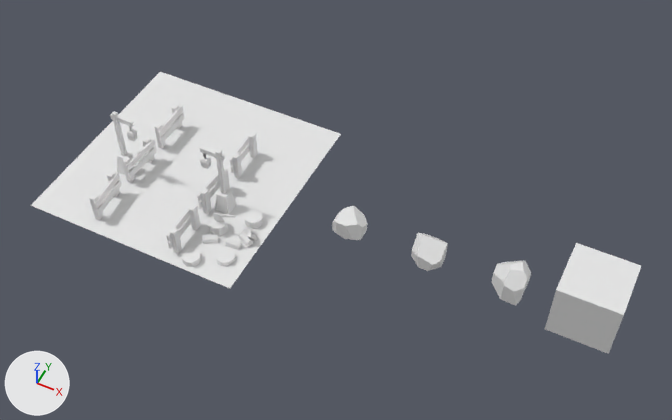
The Blender file portal.blend: old version first, new version second.
The view is the same before and after, from a 50 mm lens placed at (7.55, -9.3, 11.96), pointed at (2.97, -0.15, 0.52). Lighting does not change. The marker at lower left points along +X, +Y and +Z.

In view in the first picture: 'FenceL1', 'FenceL2', 'FenceR1', 'FenceR2', 'FenceR3', 'Floor', 'Rock1', 'Rock2', 'Rock3', 'Rock4'.
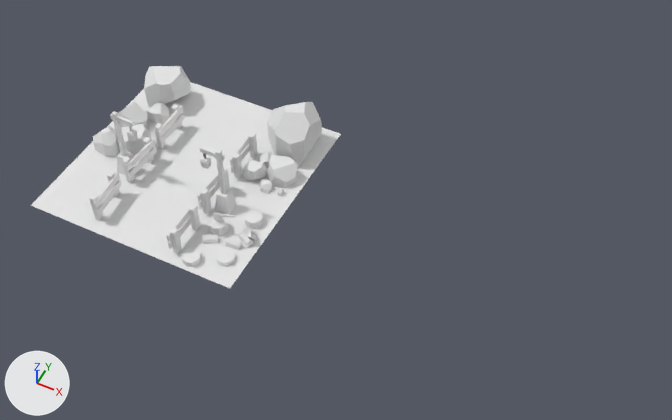
Commit message: add rocks to the scene

Patch to the scene script:
```diff
--- a/portal.blend.py
+++ b/portal.blend.py
@@ me_cube_027 @@
+me_cube_027.from_pydata(...)  # 24 vertices, 14 faces; spans x -1.0..1.0, y -1.0..1.0, z 0.0..2.0
@@ ob_rock1 @@
 ob_rock1 = bpy.data.objects.new('Rock1', me_cube_013)
-ob_rock1.location = (3.19, 0.0, 0.0)
-ob_rock1.scale = (0.249, 0.249, 0.168)
+ob_rock1.location = (1.44, 0.17, 0.0)
+ob_rock1.rotation_euler = (0.0, 0.0, -1.371)  # degrees (0, 0, -79)
+ob_rock1.scale = (0.104, 0.104, 0.0701)
@@ ob_rock2 @@
 ob_rock2 = bpy.data.objects.new('Rock2', me_cube_014)
-ob_rock2.location = (4.59, 0.0, 0.0)
-ob_rock2.scale = (0.258, 0.258, 0.258)
+ob_rock2.location = (-1.0, 0.51, 0.0)
+ob_rock2.rotation_euler = (0.0, 0.0, -4.264)  # degrees (0, 0, -244)
+ob_rock2.scale = (0.0889, 0.0889, 0.0889)
@@ ob_rock3 @@
 ob_rock3 = bpy.data.objects.new('Rock3', me_cube_015)
-ob_rock3.location = (5.97, 0.0, 0.0)
-ob_rock3.scale = (0.274, 0.274, 0.274)
+ob_rock3.location = (1.71, 0.18, 0.0)
+ob_rock3.scale = (0.0605, 0.0605, 0.0605)
@@ ob_rock4 @@
-ob_rock4 = bpy.data.objects.new('Rock4', me_cube_016)
-ob_rock4.location = (7.25, 0.0, 0.0)
-ob_rock4.scale = (0.502, 0.502, 0.502)
@@ ob_rockr4_4 @@
+ob_rockr4_4 = bpy.data.objects.new('RockR4-4', me_cube_027)
+ob_rockr4_4.location = (1.12, 0.33, 0.0)
+ob_rockr4_4.rotation_euler = (0.0, 0.0, -0.396)  # degrees (0, 0, -23)
+ob_rockr4_4.scale = (0.165, 0.165, 0.165)
@@ ob_rockl6_3 @@
+ob_rockl6_3 = bpy.data.objects.new('RockL6-3', me_cube_015.copy())  # the mesh of ob_rock3
+ob_rockl6_3.location = (-1.65, -0.26, 0.0)
+ob_rockl6_3.rotation_euler = (0.0, 0.0, 0.615)  # degrees (0, 0, 35)
+ob_rockl6_3.scale = (0.213, 0.213, 0.213)
@@ ob_rockr2_2 @@
+ob_rockr2_2 = bpy.data.objects.new('RockR2-2', me_cube_014.copy())  # the mesh of ob_rock2
+ob_rockr2_2.location = (1.16, 0.72, 0.0)
+ob_rockr2_2.rotation_euler = (0.0, 0.0, -1.325)  # degrees (0, 0, -76)
+ob_rockr2_2.scale = (0.121, 0.121, 0.121)
@@ ob_rockr3_1 @@
+ob_rockr3_1 = bpy.data.objects.new('RockR3-1', me_cube_013.copy())  # the mesh of ob_rock1
+ob_rockr3_1.location = (1.58, 0.55, 0.0)
+ob_rockr3_1.rotation_euler = (0.0, 0.0, -1.313)  # degrees (0, 0, -75)
+ob_rockr3_1.scale = (0.249, 0.249, 0.168)
@@ ob_rockl4_2 @@
+ob_rockl4_2 = bpy.data.objects.new('RockL4-2', me_cube_014.copy())  # the mesh of ob_rock2
+ob_rockl4_2.location = (-1.57, 0.43, 0.0)
+ob_rockl4_2.rotation_euler = (0.0, 0.0, 1.36)  # degrees (0, 0, 78)
+ob_rockl4_2.scale = (0.258, 0.258, 0.258)
@@ ob_rockl2_2 @@
+ob_rockl2_2 = bpy.data.objects.new('RockL2-2', me_cube_013.copy())  # the mesh of ob_rock1
+ob_rockl2_2.location = (-1.24, 0.87, 0.0)
+ob_rockl2_2.rotation_euler = (0.0, 0.0, -0.146)  # degrees (0, 0, -8.4)
+ob_rockl2_2.scale = (0.178, 0.178, 0.12)
@@ ob_rockl1_4 @@
+ob_rockl1_4 = bpy.data.objects.new('RockL1-4', me_cube_027.copy())
+ob_rockl1_4.location = (-1.43, 1.38, 0.0)
+ob_rockl1_4.scale = (0.342, 0.342, 0.342)
@@ ob_rockr1_3 @@
+ob_rockr1_3 = bpy.data.objects.new('RockR1-3', me_cube_015.copy())  # the mesh of ob_rock3
+ob_rockr1_3.location = (1.32, 1.31, 0.0)
+ob_rockr1_3.scale = (0.463, 0.463, 0.463)
@@ ob_rockl5_4 @@
+ob_rockl5_4 = bpy.data.objects.new('RockL5-4', me_cube_027.copy())
+ob_rockl5_4.location = (-1.18, -0.03, 0.0)
+ob_rockl5_4.rotation_euler = (0.0, 0.0, 0.276)  # degrees (0, 0, 16)
+ob_rockl5_4.scale = (0.237, 0.237, 0.237)
```

Boxes [x1, y1, x2, y2] around the edits, measured in the pictures (672 x 420 px):
'Rock4', deleted: before [545, 243, 641, 354]
'RockR1-3', added: after [267, 102, 322, 168]
'RockL1-4', added: after [144, 66, 191, 107]
'Rock3', moved, rescaled (80% narrower, 80% shorter): before [492, 261, 531, 305]; after [277, 188, 284, 196]
'Rock1', moved, turned, rescaled: before [332, 206, 368, 240]; after [260, 179, 272, 193]
'Rock2', moved, turned, rescaled (not visible afterwards): before [411, 232, 448, 271]
'RockR3-1', added: after [268, 155, 298, 188]
'RockL6-3', added: after [93, 126, 118, 156]
'RockL5-4', added: after [121, 124, 151, 155]
'RockL4-2', added: after [118, 102, 147, 128]
'RockR4-4', added: after [243, 159, 268, 180]
'RockL2-2', added: after [146, 103, 169, 124]
'RockR2-2', added: after [259, 151, 272, 168]
